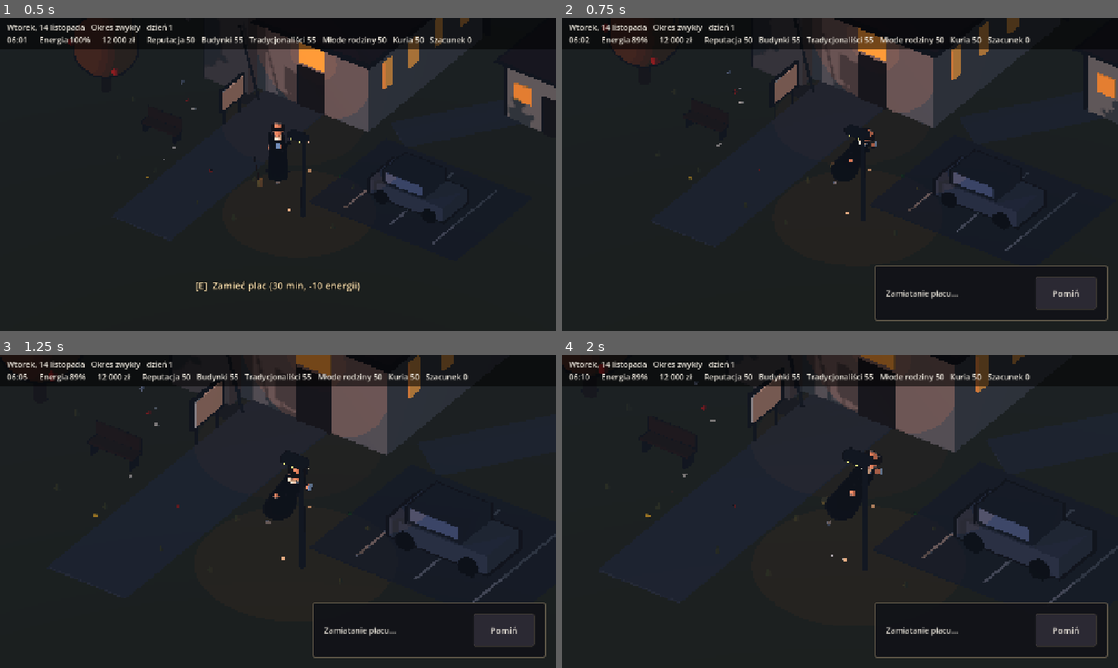
Above: before the commit, frames 1-4 (two rows, left to right).
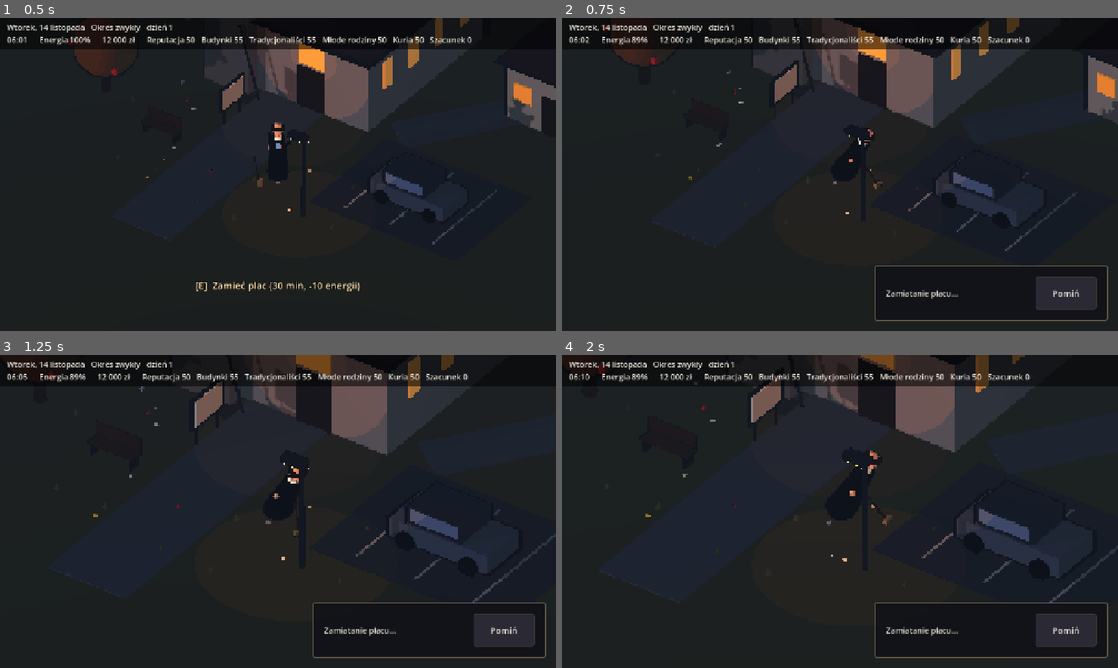
Above: after the commit, the same moments.

Repository: StanisGaw/symulator-ksiedza
Game: Godot game, scene res://scenes/main.tscn
Same seed, same stepped clock (60 frames per second), same inputs: the game is played once before the commit and once after it.
Inputs (mouse positions are in pixels of both pictures, inside the frame that each line leads up to):
- Up to frame 1 (0.5 s): no input
- Up to frame 2 (0.75 s): tap Enter at 0.5 s; move the mouse to (962, 158) at 0.52 s; hold D (move_right) from 0.53 s (still down); tap E (interact) at 0.6 s; click (962, 158) at 0.67 s
- Up to frame 3 (1.25 s): keep holding D (move_right)
- Up to frame 4 (2 s): release D (move_right) at 1.25 s; drag from (728, 527) to (812, 574) at 1.27 s

Frame 1 is identical in both runs. In frame 2, less than 0.1% of the frame differs, in the area x 48-99%, y 30-55%; in frame 3, less than 0.1%; in frame 4, less than 0.1%, in the area x 46-60%, y 36-55%.

Commit message:
Miotła przed księdzem, kij jako parametr, ręka bez telefonu przy pracy
Miotła wisiała za plecami, bo dodatni obrót wokół X przechyla to, co
wisi w dół, do tyłu, a pochylenie ciała w pozie "work" dokładało się do
kąta kija. Kąt jest teraz ujemny i większy niż samo pochylenie: -76
w układzie ciała daje około 50 stopni w przód, a główka leży płasko na
ziemi przed stopami. Ułożenie to parametr sceny, z argumentem --broom do
podglądu wariantów. Kij jest grubszy, żeby przy 320x180 nie znikał między
pikselami.

Poprzednia poprawka kąta w ogóle się nie wgrała, bo podmieniała fragment
po komentarzu, który już wtedy był inny; wyszło to dopiero po porównaniu
sum kontrolnych klatek z różnych wariantów.

Prawa ręka z telefonem to teraz jedna grupa zaczepiona w barku. Na
stojąco wygląda jak dotąd, a w każdej innej pozie telefon znika i ręka
opada do trzonka, zamiast zamiatać jedną ręką z komórką przy uchu.

Co-Authored-By: Claude Fable 5.1 <noreply@anthropic.com>

Diff:
--- a/scripts/activity_scene.gd
+++ b/scripts/activity_scene.gd
@@ -18,6 +18,13 @@
 var _spots: Dictionary = {}
 var _rig: Node3D
 var _return_pos := Vector3.ZERO
+## Ułożenie miotły w rękach: kąt kija (x: ujemny = w przód, y: w bok) i jego długość.
+## Rekwizyt wisi na ciele, które w pozie "work" jest już pochylone o 26 stopni w przód,
+## a dodatni obrót wokół X przechyla to, co wisi w dół, do tyłu. Dlatego kąt musi być
+## ujemny i większy niż samo pochylenie: -76 daje w świecie około 50 stopni w przód.
+## debug: --broom=-76,-22,1.3 nadpisuje kąt X, kąt Y i długość.
+var broom_rotation := Vector3(-76, -22, 0)
+var broom_length := 1.3
 var _zoom_before := 14.0
 
 
@@ -28,6 +35,12 @@
 
 func start(def: Dictionary) -> void:
 	var scene: Dictionary = def.get("scene", {})
+	for arg in OS.get_cmdline_user_args():
+		if arg.begins_with("--broom="):
+			var parts := arg.trim_prefix("--broom=").split(",", false)
+			if parts.size() == 3:
+				broom_rotation = Vector3(float(parts[0]), float(parts[1]), 0)
+				broom_length = float(parts[2])
 	kind = str(scene.get("kind", ""))
 	length = float(scene.get("seconds", 4.0))
 	elapsed = 0.0
@@ -79,17 +92,15 @@
 ## da się ich rozjechać. Kij wisi z rąk w dół, główka siedzi na jego końcu.
 func _broom() -> Node3D:
 	var root := Node3D.new()
-	# w rękach na wysokości pasa, kij opada w przód i w bok, żeby nie chował się za sutanną
-	# uwaga: poza "work" pochyla cały model o 24 stopnie, a miotła jest jego dzieckiem,
-	# więc kąt kija dodaje się do pochylenia. 27 plus 24 daje około pięćdziesięciu stopni,
-	# czyli tyle, ile trzeba, żeby główka dotykała ziemi.
-	root.position = Vector3(0.26, 1.0, 0.12)
-	root.rotation_degrees = Vector3(27, -22, 0)
-	var length := 1.55
+	# w dłoniach na wysokości pasa, lekko przed ciałem
+	root.position = Vector3(0.1, 1.1, 0.3)
+	root.rotation_degrees = broom_rotation
+	var length := broom_length
 	var stick := MeshInstance3D.new()
 	var cyl := CylinderMesh.new()
-	cyl.top_radius = 0.028
-	cyl.bottom_radius = 0.028
+	# grubszy niż prawdziwy trzonek, żeby przy 320x180 nie znikał między pikselami
+	cyl.top_radius = 0.04
+	cyl.bottom_radius = 0.04
 	cyl.height = length
 	cyl.radial_segments = 5
 	stick.mesh = cyl
@@ -101,9 +112,9 @@
 	box.size = Vector3(0.38, 0.16, 0.14)
 	head.mesh = box
 	head.material_override = ToonMaterial.make(Color("8a7a4a"))
-	# tuż pod końcem kija, żeby główka trzymała się trzonka, i płasko na ziemi
+	# tuż pod końcem kija, żeby główka trzymała się trzonka; obrót zwrotny kładzie ją płasko
 	head.position = Vector3(0, -length + 0.06, 0.02)
-	head.rotation_degrees = Vector3(-51, 0, 0)
+	head.rotation_degrees = Vector3(-(broom_rotation.x + 26.0), 0, 0)
 	root.add_child(head)
 	return root
 
--- a/scripts/player.gd
+++ b/scripts/player.gd
@@ -9,6 +9,10 @@
 ## Pochylenia obracamy właśnie nim, żeby ksiądz zginał się w pasie, a nie odchylał
 ## całym ciałem wokół punktu na wysokości piersi.
 var _body: Node3D
+## Prawa ręka z telefonem jako jedna grupa zaczepiona w barku: w pozach roboczych
+## opada do trzonka miotły, a telefon znika, zamiast wisieć przy uchu.
+var _arm_right: Node3D
+var _phone: MeshInstance3D
 var _nearby: Array[Interactable] = []
 var _current: Interactable
 
@@ -57,6 +61,9 @@
 	_model.rotation.x = 0.0
 	_body.rotation.x = 0.0
 	_body.scale = Vector3.ONE
+	# telefon tylko na stojąco; w każdej innej pozie ręka opada, bo trzyma coś innego
+	_phone.visible = pose == "stand" or pose == ""
+	_arm_right.rotation_degrees = Vector3.ZERO if _phone.visible else Vector3(62, 0, 0)
 	match pose:
 		"kneel":
 			_body.scale = Vector3(1, 0.78, 1)
@@ -152,13 +159,18 @@
 	var hair := _part(root, _sphere(0.31), Palette.HAIR, Vector3(0, 2.58, 0))
 	hair.scale = Vector3(1, 0.55, 1)
 	_part(root, _cyl(0.09, 0.09, 0.75, 8), Palette.CASSOCK, Vector3(-0.42, 1.65, 0), Vector3(0, 0, 10))
-	_part(root, _cyl(0.09, 0.09, 0.7, 8), Palette.CASSOCK, Vector3(0.4, 1.72, 0.12), Vector3(-52, 0, -29))
 	_part(root, _sphere(0.1), Palette.SKIN, Vector3(-0.49, 1.27, 0))
-	_part(root, _sphere(0.1), Palette.SKIN, Vector3(0.36, 1.9, 0.42))
+	# prawa ręka: grupa zaczepiona w barku, przesunięcia dzieci odtwarzają dotychczasowy wygląd
+	var shoulder := Vector3(0.57, 1.91, -0.12)
+	_arm_right = Node3D.new()
+	_arm_right.position = shoulder
+	root.add_child(_arm_right)
+	_part(_arm_right, _cyl(0.09, 0.09, 0.7, 8), Palette.CASSOCK, Vector3(0.4, 1.72, 0.12) - shoulder, Vector3(-52, 0, -29))
+	_part(_arm_right, _sphere(0.1), Palette.SKIN, Vector3(0.36, 1.9, 0.42) - shoulder)
 	var phone := BoxMesh.new()
 	phone.size = Vector3(0.14, 0.26, 0.03)
-	var p := _part(root, phone, Palette.PHONE, Vector3(0.36, 2.02, 0.5), Vector3(-17, 0, 0))
-	p.material_override = ToonMaterial.make(Palette.PHONE, Palette.PHONE, 0.9)
+	_phone = _part(_arm_right, phone, Palette.PHONE, Vector3(0.36, 2.02, 0.5) - shoulder, Vector3(-17, 0, 0))
+	_phone.material_override = ToonMaterial.make(Palette.PHONE, Palette.PHONE, 0.9)
 	var shoe := BoxMesh.new()
 	shoe.size = Vector3(0.22, 0.1, 0.34)
 	_part(root, shoe, Palette.SHOES, Vector3(-0.16, 0.05, 0.05))
Not shown, changed: README.md
